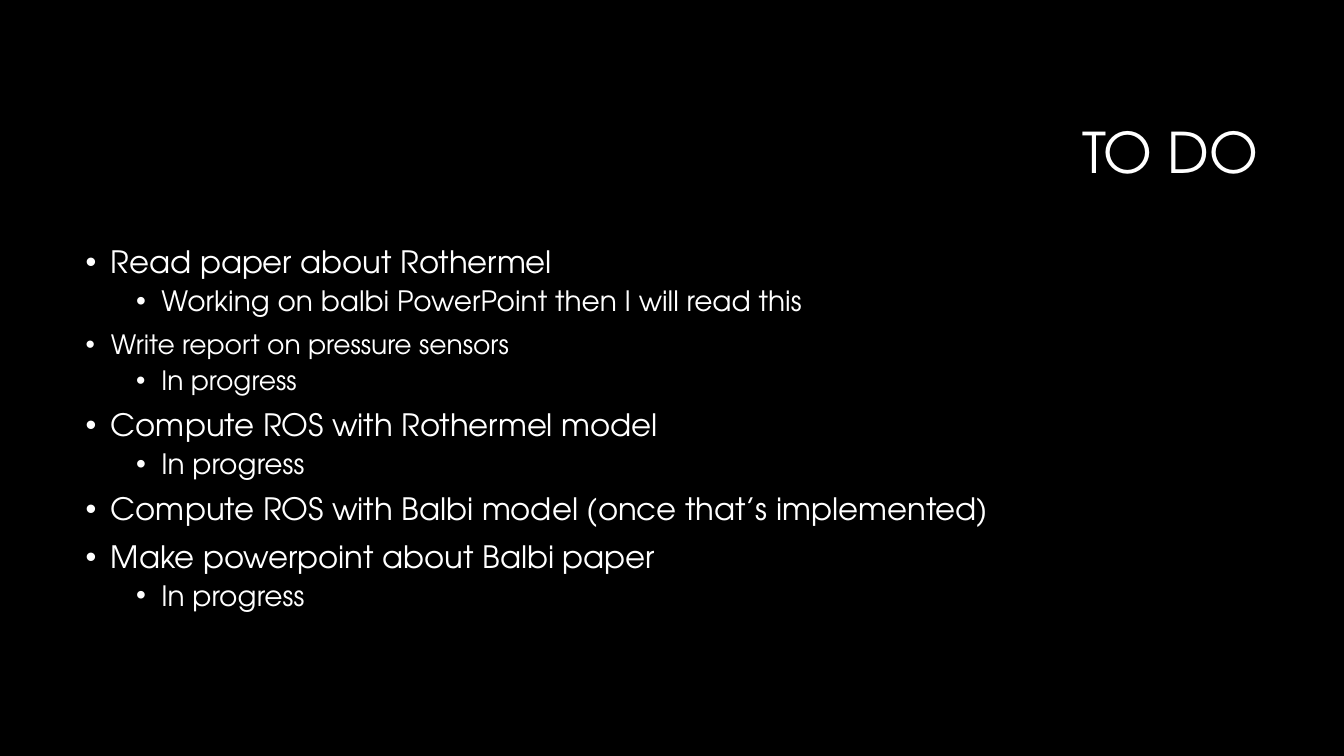
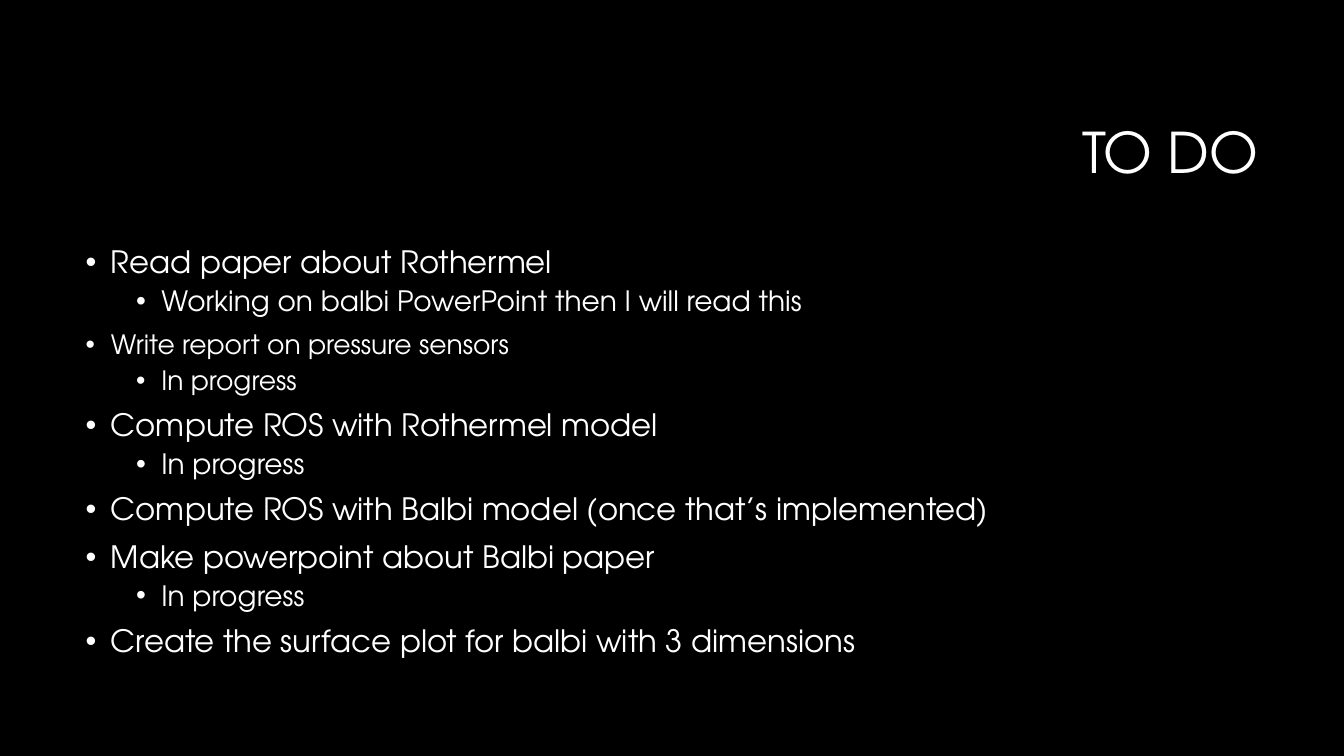
Before and after one commit to Jeremy-Benik/Meeting_Notes, a slide deck: slide 12 of weekly_meetings/09092022_Presentation.pptx. Drawn at 1344x756 pixels with LibreOffice and Linux fonts; fonts in the diff are those of the drawing; background and template pictures are left out. Boxes give left, top, right and bottom in pixels: in the first picture for what was removed or moved away, otherwise in the second. Text is boxed around its words. In the diff, an @@ line names an element or a change of style, - is before the commit and + after.

```diff
--- a/weekly_meetings/09092022_Presentation.pptx
+++ b/weekly_meetings/09092022_Presentation.pptx
@@ text at (111,629,855,658): paragraph added @@
+• Create the surface plot for balbi with 3 dimensions
```
Also in this commit, not shown: 1 other slide changed, 2 other files.
